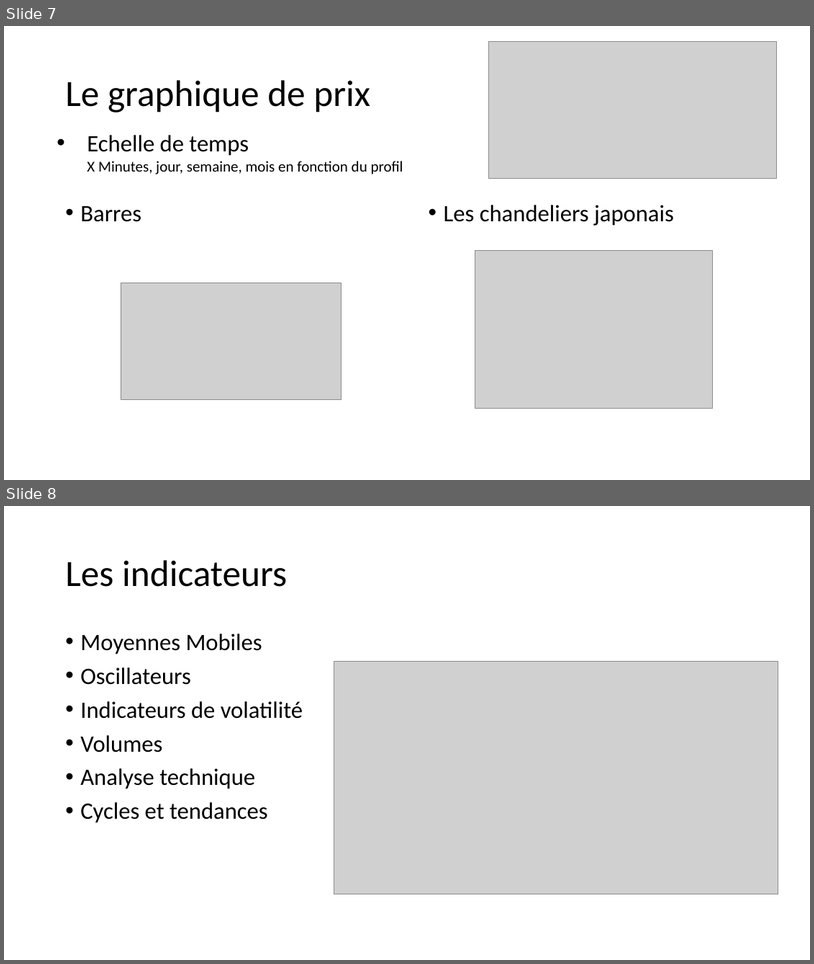
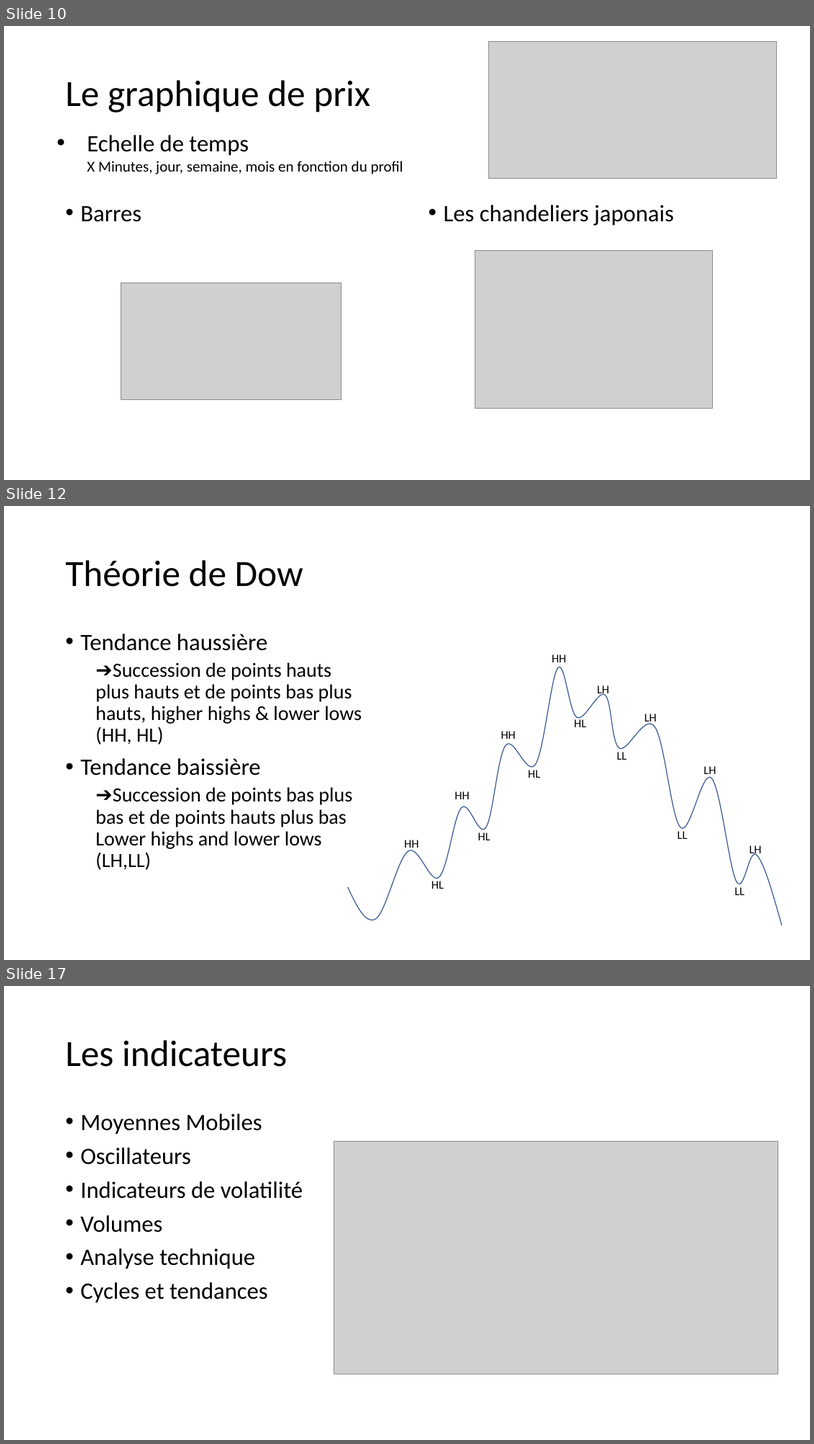
Before and after one commit to dadelcarbo/UltimateChartistRoot, a slide deck: Formation/Formation Bourse.pptx. Shown one above the other, each under a label of ours: slides 7 and 8 before the commit, slides 10, 12 and 17 after it; the slides between them are not shown. The pictures are 814x964 and 814x1444 pixels, drawn with LibreOffice and Linux fonts; fonts in the diff are those of the drawing; grey boxes stand for pictures. Boxes give left, top, right and bottom in pixels: in the first picture for what was removed or moved away, otherwise in the second. Text is boxed around its words. In the diff, an @@ line names an element or a change of style, - is before the commit and + after.

```diff
--- a/Formation/Formation Bourse.pptx
+++ b/Formation/Formation Bourse.pptx
@@ slide 12 added at <box>4,506,810,960</box>, background #FFFFFF @@
@@ title added at <box>65,560,304,587</box>, 44 pt, text #000000 @@
+Théorie de Dow
@@ text added at <box>80,633,362,870</box>, 24 pt, text #000000 @@
+• Tendance haussière
+  ➔Succession de points hauts plus hauts et de points bas plus hauts, higher highs & lower lows (HH, HL)
+• Tendance baissière
+  ➔Succession de points bas plus bas et de points hauts plus bas Lower highs and lower lows (LH,LL)
@@ text added at <box>552,654,566,662</box>, 14 pt, text #000000 @@
+HH
@@ freeform shape added at <box>348,667,782,925</box>, outline #325491 1 pt @@
@@ text added at <box>597,685,610,697</box>, 14 pt, text #000000 @@
+LH
@@ text added at <box>574,718,586,727</box>, 14 pt, text #000000 @@
+HL
@@ text added at <box>645,713,657,725</box>, 14 pt, text #000000 @@
+LH
@@ text added at <box>502,731,516,739</box>, 14 pt, text #000000 @@
+HH
@@ text added at <box>617,752,628,759</box>, 14 pt, text #000000 @@
+LL
@@ text added at <box>528,770,540,777</box>, 14 pt, text #000000 @@
+HL
@@ text added at <box>704,766,716,777</box>, 14 pt, text #000000 @@
+LH
@@ text added at <box>455,791,469,799</box>, 14 pt, text #000000 @@
+HH
@@ text added at <box>404,839,419,851</box>, 14 pt, text #000000 @@
+HH
@@ text added at <box>478,832,491,840</box>, 14 pt, text #000000 @@
+HL
@@ text added at <box>678,831,688,839</box>, 14 pt, text #000000 @@
+LL
@@ text added at <box>750,845,762,856</box>, 14 pt, text #000000 @@
+LH
@@ text added at <box>432,880,444,888</box>, 14 pt, text #000000 @@
+HL
@@ text added at <box>735,887,745,895</box>, 14 pt, text #000000 @@
+LL
@@ what was slide 7 is now slide 10 @@
@@ what was slide 8 is now slide 17 @@
```
Also in this commit, not shown: 12 other slides added, 1 slide removed, 7 other files.
